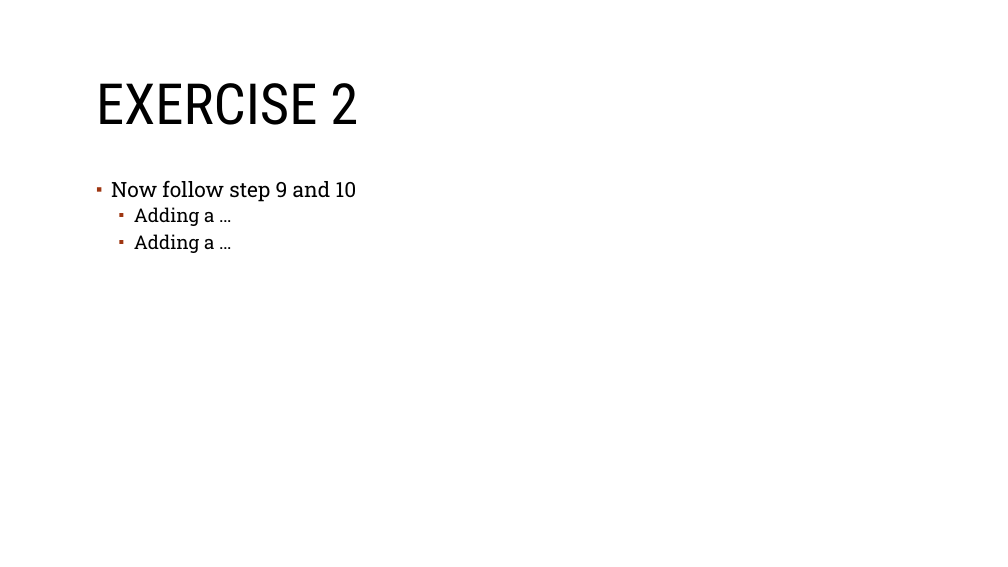
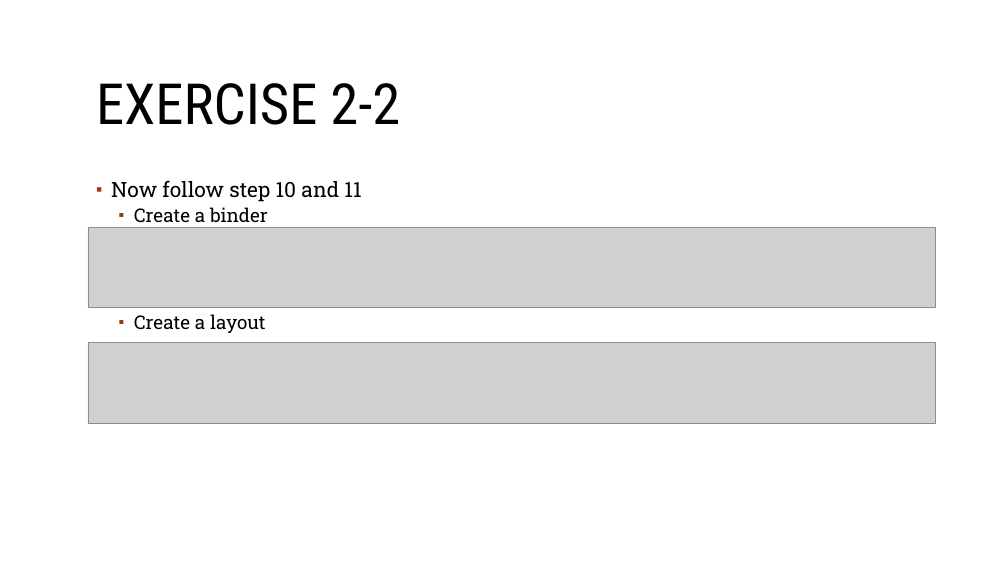
Before and after one commit to sebivenlo/Vaadin-workshop, a slide deck: slide 20 of Documentation/Frontend-technologies.odp (slide 13 before the commit). Drawn at 1008x567 pixels with LibreOffice and Linux fonts; fonts in the diff are those of the drawing; grey boxes stand for pictures; background and template pictures are left out. Boxes give left, top, right and bottom in pixels: in the first picture for what was removed or moved away, otherwise in the second. Text is boxed around its words. In the diff, an @@ line names an element or a change of style, - is before the commit and + after.

```diff
--- a/Documentation/Frontend-technologies.odp
+++ b/Documentation/Frontend-technologies.odp
@@ title at (96, 83, 400, 125): text changed @@
-EXERCISE 2
+EXERCISE 2-2
@@ text at (111, 180, 361, 333): text changed; size 20 to 18 pt @@
-▪ Now follow step 9 and 10
-  ▪ Adding a …
-  ▪ Adding a …
+▪ Now follow step 10 and 11
+  ▪ Create a binder
+  ▪ Create a layout
@@ picture added at (88, 228, 936, 308) @@
@@ picture added at (88, 343, 936, 423) @@
```
Also in this commit, not shown: 9 other slides changed, 10 slides added, 2 slides removed, 5 other files.
